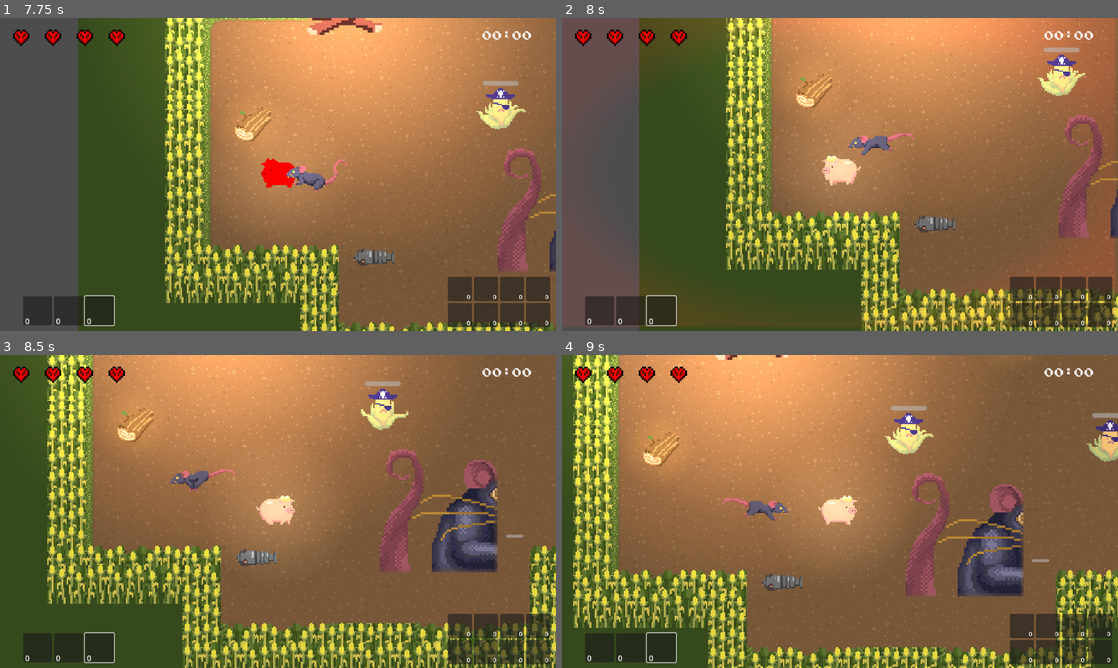
Above: before the commit, frames 1-4 (two rows, left to right).
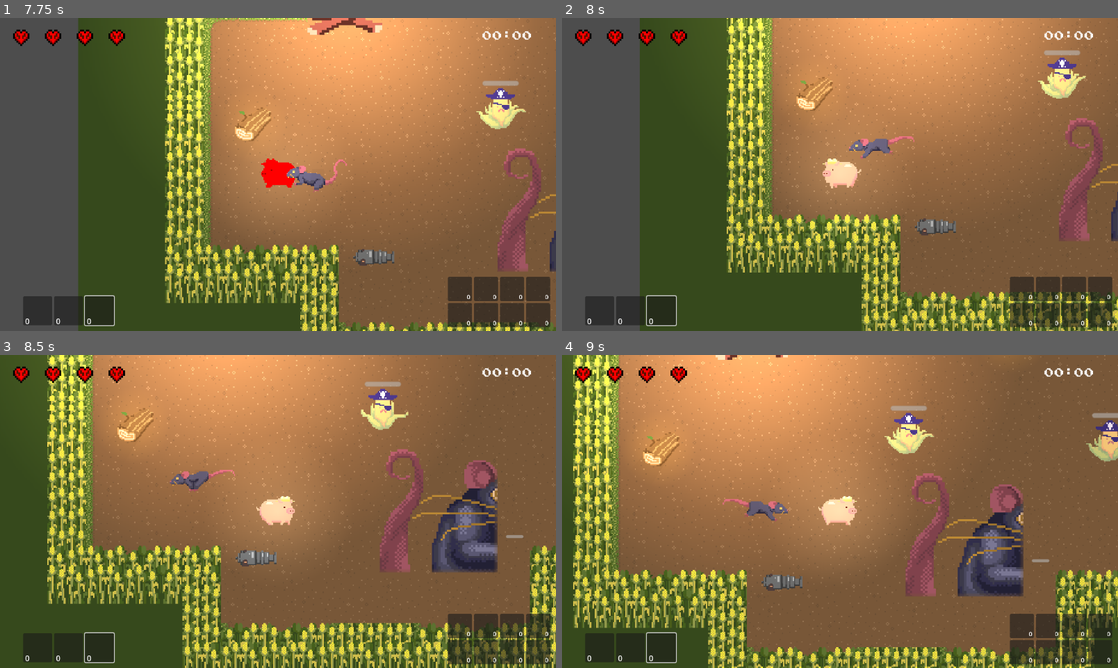
Above: after the commit, the same moments.

Repository: JasonLee4/MaizeRunnerGame
Game: Godot game, scene res://scenes/levels/main_level.tscn
Same seed, same stepped clock (60 frames per second), same inputs: the game is played once before the commit and once after it. This scene is started directly instead of the project's main scene. Sound files missing from this copy of the repository are replaced by a short silence.
Inputs (mouse positions are in pixels of both pictures, inside the frame that each line leads up to):
- Up to frame 1 (7.75 s): click (38, 312) at 0.5 s; click (66, 312) at 1.25 s; click (100, 312) at 2 s; tap Enter at 2.75 s; move the mouse to (400, 158) at 2.77 s; hold D (right) 2.78-3.53 s; hold F (advance_dialogue) 2.78-3.53 s; move the mouse to (166, 190) at 3.52 s; hold S (down) 3.53-4.28 s; tap Space (dash) at 3.6 s; move the mouse to (333, 105) at 4.27 s; hold D (right) 4.28-5.03 s; click (333, 105) at 4.35 s; move the mouse to (250, 237) at 5.02 s; hold W (up) 5.03-5.78 s; tap Mouse wheel down (scroll_down) at 5.1 s; move the mouse to (444, 221) at 5.77 s; hold Mouse wheel up (scroll_up) 5.78-6.53 s; hold A (left) 5.78-7.28 s; tap R (reload) at 6.4 s; move the mouse to (111, 127) at 6.52 s; right-click (111, 127) at 6.6 s; move the mouse to (305, 174) at 7.27 s; hold S (down) from 7.28 s (still down); hold F (advance_dialogue) from 7.28 s (still down)
- Up to frame 2 (8 s): keep holding S (down); keep holding F (advance_dialogue)
- Up to frame 3 (8.5 s): move the mouse to (194, 433) at 8.02 s; release S (down) at 8.03 s; release F (advance_dialogue) at 8.03 s; hold D (right) from 8.03 s (still down); tap Space (dash) at 8.1 s
- Up to frame 4 (9 s): move the mouse to (962, 495) at 8.77 s; release D (right) at 8.78 s; hold W (up) from 8.78 s (still down); click (962, 495) at 8.85 s

Frame 1 is identical in both runs. In frame 2, 18% of the frame differs, in the area x 0-100%, y 0-100%; in frame 3, 1.9%; in frame 4, less than 0.1%.
Error before the commit: Invalid access to property or key 'hb_slots' on a base object of type 'Nil'. (res://scenes/characters/pig.gd:269)
Error after the commit: Invalid access to property or key 'hb_slots' on a base object of type 'Nil'. (res://scenes/characters/pig.gd:270)

Commit message:
change camera shake

Diff:
--- a/scenes/characters/Pig.gd
+++ b/scenes/characters/Pig.gd
@@ -162,6 +162,7 @@
 func receive_damage(damage):
 	if not invulnerable:
 		Globals.health -= damage
+		camera_shake.emit()
 		invulnerable = true
 		# flash red when talking damage
 		$Sprite2D.modulate = Color.RED
@@ -169,7 +170,7 @@
 		$Sprite2D.modulate = Color.WHITE
 
 		$dmg_iframe_cooldown.start()
-		camera_shake.emit()
+		#camera_shake.emit()
 
 
 func set_invincible(time):
--- a/scenes/items/Flashlight.tscn
+++ b/scenes/items/Flashlight.tscn
@@ -67,6 +67,7 @@
 texture = ExtResource("3_j172s")
 
 [node name="Timer" type="Timer" parent="."]
+autostart = true
 
 [connection signal="body_entered" from="Area2D" to="." method="_on_area_2d_body_entered"]
 [connection signal="body_exited" from="FlashlightArea" to="." method="_on_flashlight_area_body_exited"]
--- a/scenes/levels/Camera.gd
+++ b/scenes/levels/Camera.gd
@@ -1,6 +1,6 @@
 extends Camera2D
 
-@export var randomStrength: float = 10.0
+@export var randomStrength: float = 7.0
 @export var shakeFade: float = 5.0
 
 
